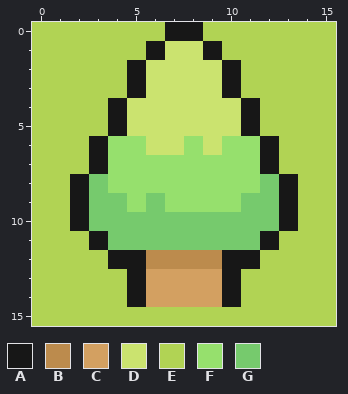
File history of a pixel-art sprite, Content/Map/Tree1.png. The first picture shows the starting point.
The file is 16x16 pixels.
Palette (. is transparent): A #171717  B #bc8b4d  C #d3a061  D #cbe36f  E #b1d354  F #96e06d  G #76ca6d
Pixels before, first column x 0:
 0 EEEEEEEAAEEEEEEE
 1 EEEEEEADDAEEEEEE
 2 EEEEEADDDDAEEEEE
 3 EEEEEADDDDAEEEEE
 4 EEEEADDDDDDAEEEE
 5 EEEEADDDDDDAEEEE
 6 EEEAFFDDFDFFAEEE
 7 EEEAFFFFFFFFAEEE
 8 EEAGFFFFFFFFGAEE
 9 EEAGGFGFFFFGGAEE
10 EEAGGGGGGGGGGAEE
11 EEEAGGGGGGGGAEEE
12 EEEEAABBBBAAEEEE
13 EEEEEACCCCAEEEEE
14 EEEEEACCCCAEEEEE
15 EEEEEEEEEEEEEEEE
After the commit:
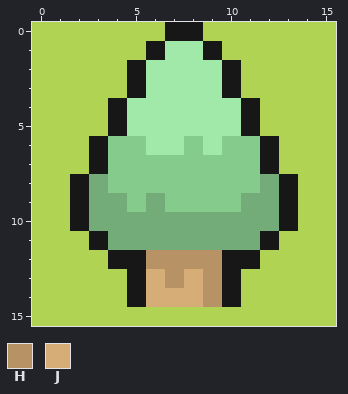
Colours new in this view: H #b79264  J #d6ac77
Diff:
colour D: #cbe36f -> #a1e9a9
colour F: #96e06d -> #85cc8c
colour G: #76ca6d -> #74ac79
Changed rows in their new state; - is a pixel that keeps its letter.
first column x 6:
12 HHHH
13 JHJH
14 JJJH
Where, in picture pixels (left, top, right, bottom), the same in both pictures:
changed: (89, 41, 279, 307)
